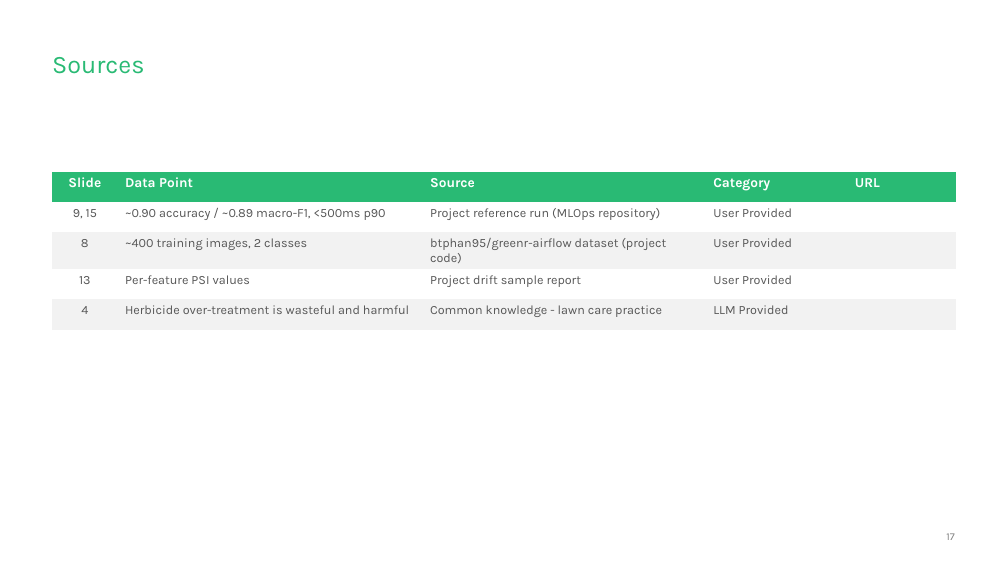
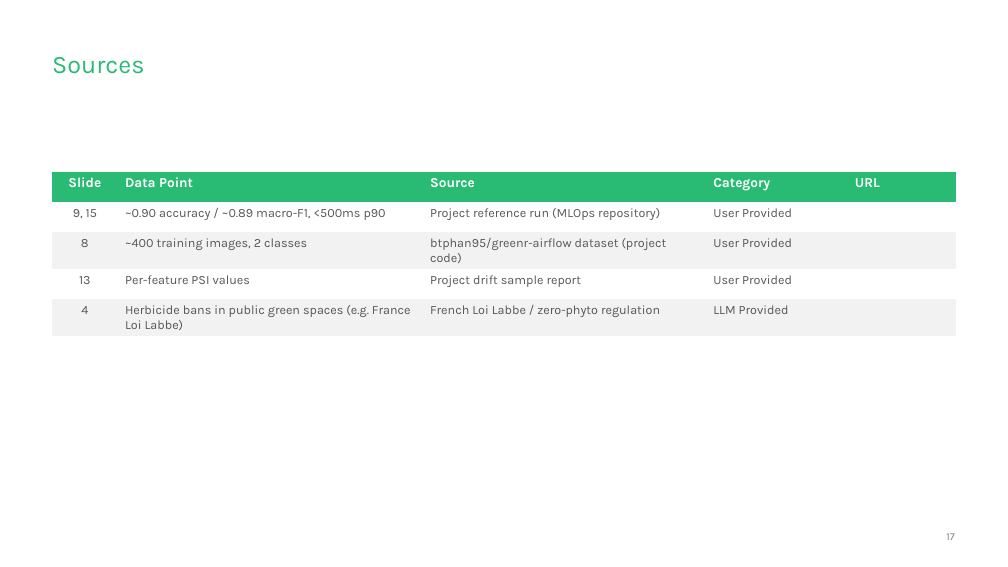
Before and after one commit to enzoberreur/ml-ops-dandelion-classifier, a slide deck: slide 17 of deliverables/presentation.pptx. Drawn at 1008x567 pixels with LibreOffice and Linux fonts; fonts in the diff are those of the drawing. Boxes give left, top, right and bottom in pixels: in the first picture for what was removed or moved away, otherwise in the second. Text is boxed around its words. In the diff, an @@ line names an element or a change of style, - is before the commit and + after.

```diff
--- a/deliverables/presentation.pptx
+++ b/deliverables/presentation.pptx
@@ table at bbox=[52, 172, 956, 474] @@
-row 5, column 2: Herbicide over-treatment is wasteful and harmful
+row 5, column 2: Herbicide bans in public green spaces (e.g. France Loi Labbe)
-row 5, column 3: Common knowledge - lawn care practice
+row 5, column 3: French Loi Labbe / zero-phyto regulation
```
Also in this commit, not shown: 4 other slides changed, 3 other files.
